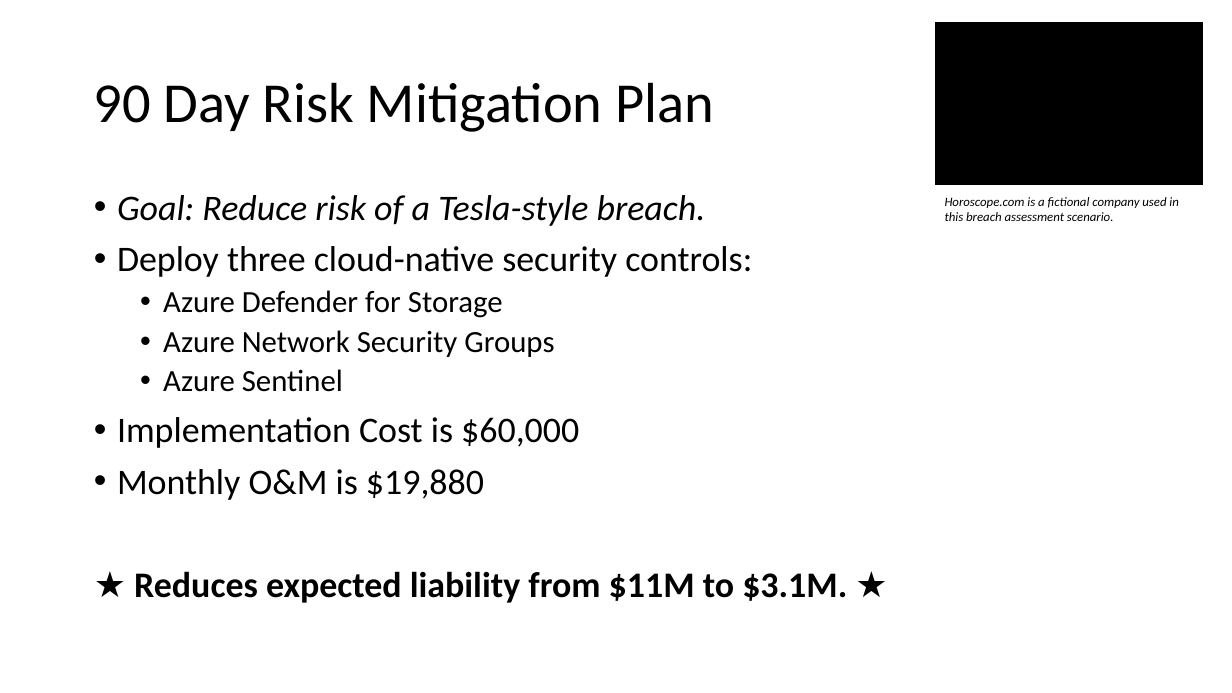
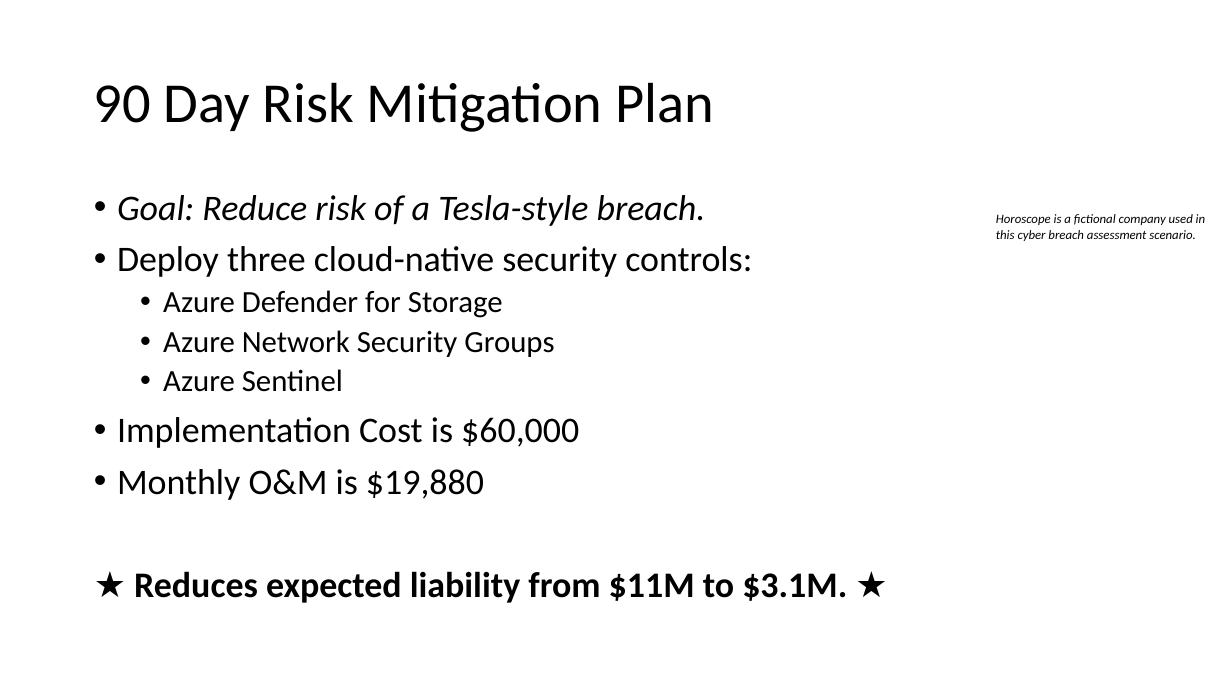
Before and after one commit to center-for-threat-informed-defense/attack-flow, a slide deck: slide 1 of docs/CEO_Scenario.pptx. Drawn at 1232x693 pixels with LibreOffice and Linux fonts; fonts in the diff are those of the drawing; background and template pictures are left out. Boxes give left, top, right and bottom in pixels: in the first picture for what was removed or moved away, otherwise in the second. Text is boxed around its words. In the diff, an @@ line names an element or a change of style, - is before the commit and + after.

Commit message:
Rename horoscope.com -> horoscope.example.com
Update a few other places in the text, and also update the logo in the
slides.

```diff
--- a/docs/CEO_Scenario.pptx
+++ b/docs/CEO_Scenario.pptx
@@ rectangle removed at [935,23,1202,185] @@
@@ text at [996,214,1206,241]: text changed @@
-Horoscope.com is a fictional company used in this breach assessment scenario.
+Horoscope is a fictional company used in this cyber breach assessment scenario.
```
Also in this commit, not shown: 1 other slide changed, 5 other files.
